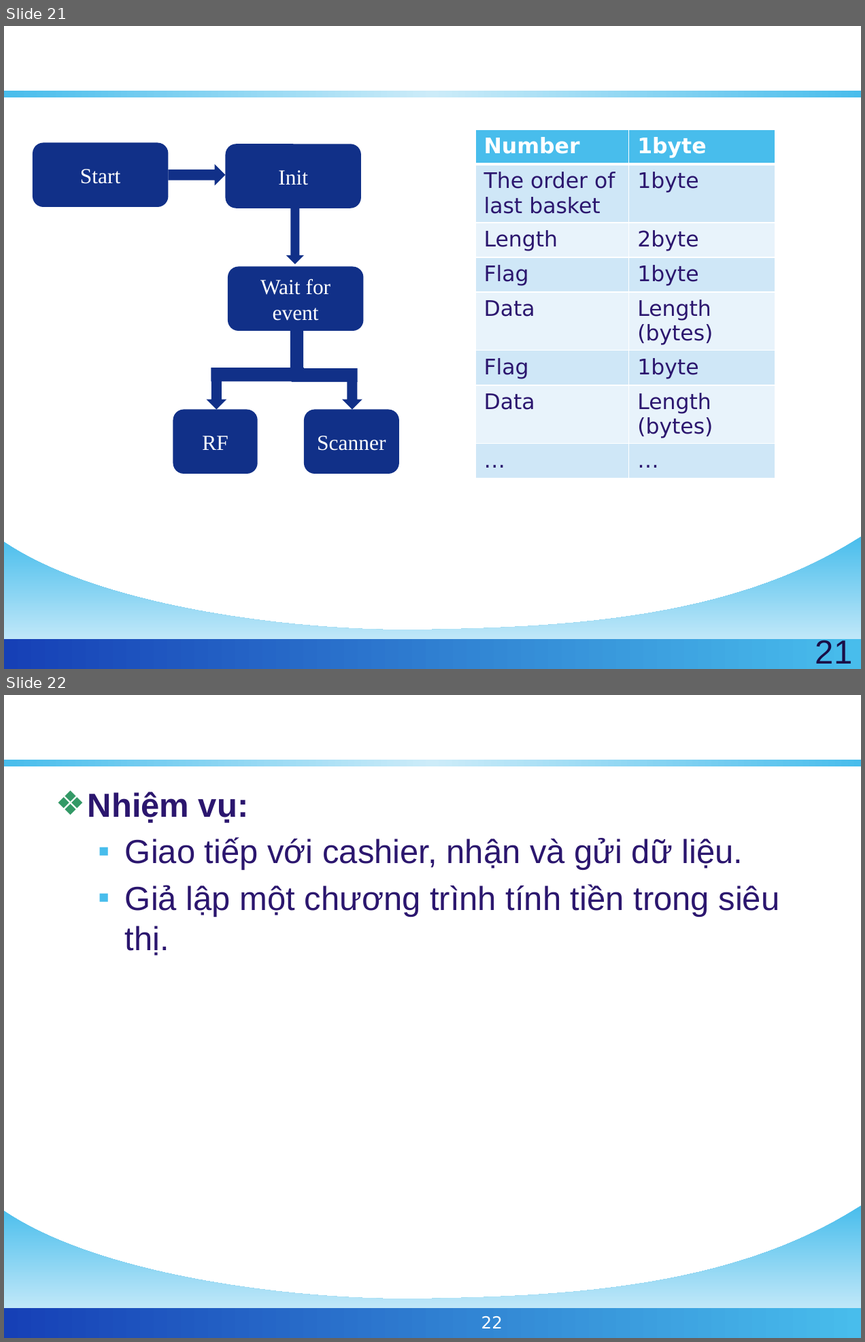
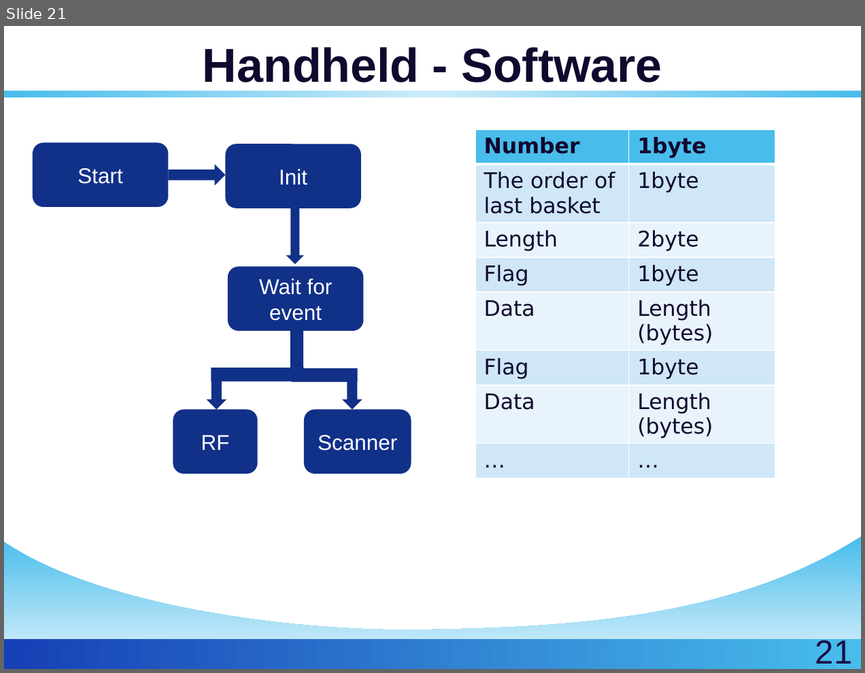
Before and after one commit to golf2109/zigbee-in-supermaket, a slide deck: docs/Report/Queue-Busting.pptx. Shown one above the other, each under a label of ours: slides 21 and 22 before the commit, slide 21 after it. The pictures are 865x1342 and 865x673 pixels, drawn with LibreOffice and Linux fonts; fonts in the diff are those of the drawing; background and template pictures are left out. Boxes give left, top, right and bottom in pixels: in the first picture for what was removed or moved away, otherwise in the second. Text is boxed around its words. In the diff, an @@ line names an element or a change of style, - is before the commit and + after.

Commit message:
Modified colors

```diff
--- a/docs/Report/Queue-Busting.pptx
+++ b/docs/Report/Queue-Busting.pptx
@@ slide 22 removed at (4, 695, 861, 1338), background #FFFFFF; not listed: 3 template elements that a slide beside it also shows @@
@@ title removed at (47, 709, 818, 762) @@
-PC Application
@@ text removed at (88, 792, 780, 955) @@
-❖ Nhiệm vụ:
-  ▪ Giao tiếp với cashier, nhận và gửi dữ liệu.
-  ▪ Giả lập một chương trình tính tiền trong siêu thị.
@@ page number removed at (481, 1316, 502, 1328) @@
-22
@@ slide 21 changed as well @@
@@ title "Handheld - Software" at (203, 47, 662, 82): text colour #FFFFFF to #12082E @@
@@ table at (475, 129, 775, 484) @@
@@ text colour #FFFFFF to #12082E in "Number", "1byte" @@
@@ text colour #2B166E to #12082E in "The order of last basket", "1byte", "Length", "2byte" and 10 more places @@
@@ font Times New Roman to Arial in 5 elements at (225, 144, 360, 208), (228, 267, 363, 331), (33, 142, 168, 207), (173, 409, 258, 473), (304, 409, 411, 473) @@
@@ rounded rectangle "Scanner": place and size @@
-rounded rectangle "Scanner" at (304, 409, 399, 473)
+rounded rectangle "Scanner" at (304, 409, 411, 473)
```
Also in this commit, not shown: 36 other slides changed, 1 other slide removed.
